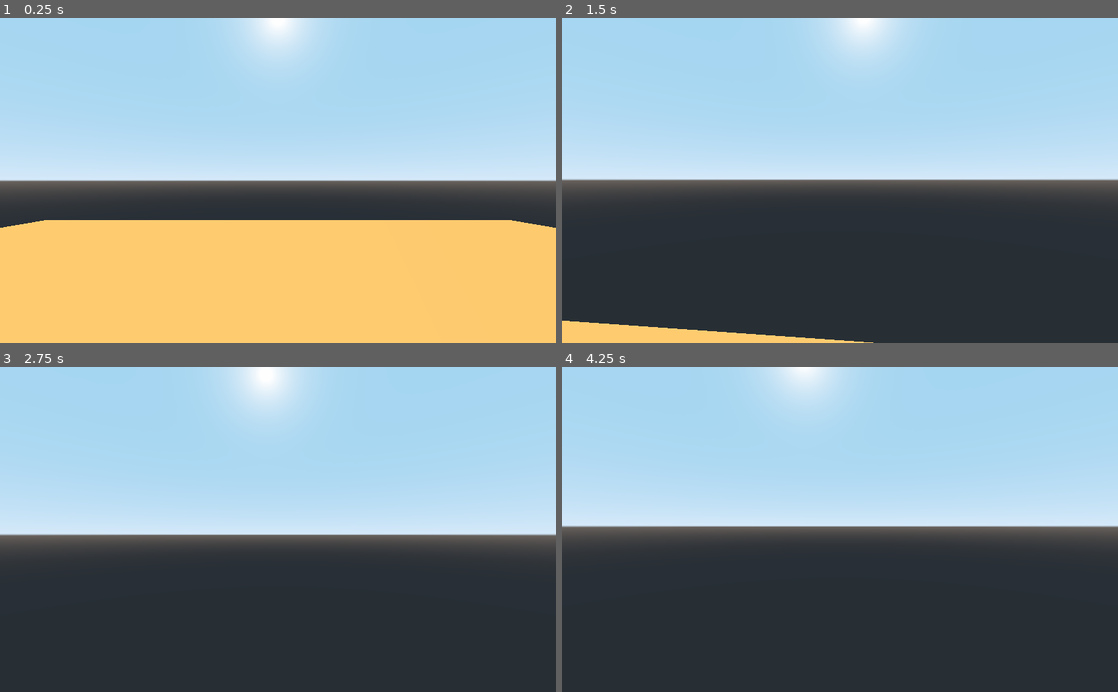
Above: before the commit, frames 1-4 (two rows, left to right).
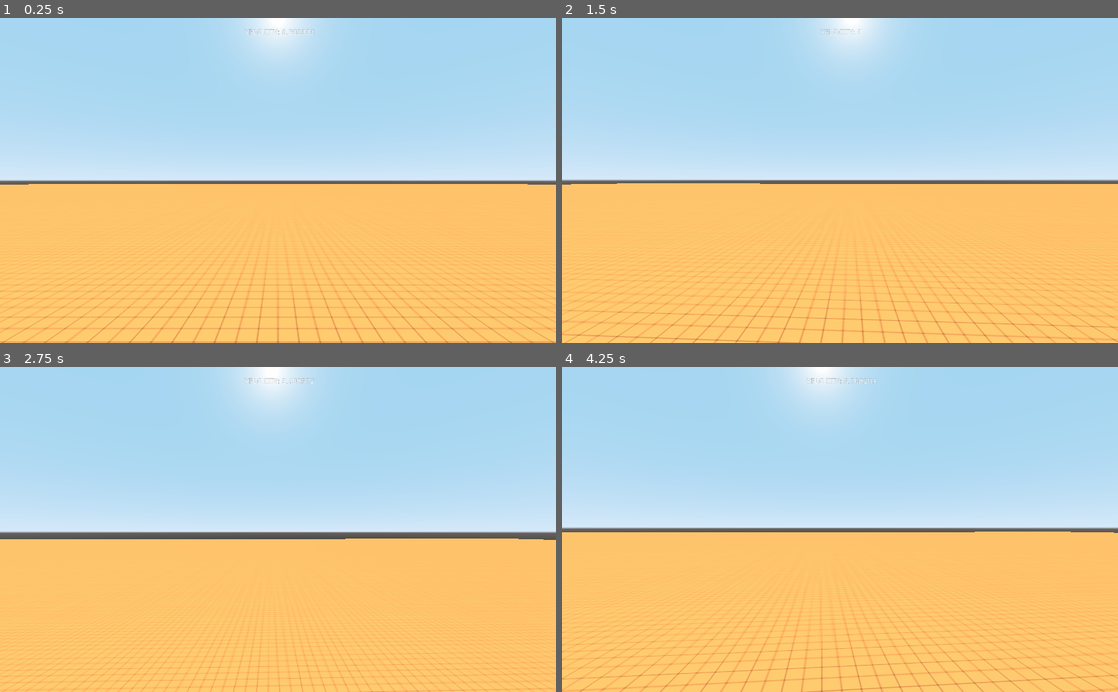
Above: after the commit, the same moments.

Repository: Keiron-Beadle/3TG_Nov_2022
Game: Godot game, scene res://TestGround.tscn
The game is run twice, just before and just after one commit, with the same random seed, the same clock (stepped at 60 frames per second) and the same inputs.
Inputs (mouse positions are in pixels of both pictures, inside the frame that each line leads up to):
- Up to frame 1 (0.25 s): no input
- Up to frame 2 (1.5 s): tap Enter at 0.5 s; move the mouse to (867, 180) at 0.52 s; hold Space (jump, bound only after the commit) 0.53-1.28 s; hold W (forward) from 0.53 s (still down); move the mouse to (812, 180) at 1.27 s; tap Space (jump, bound only after the commit) at 1.35 s
- Up to frame 3 (2.75 s): keep holding W (forward); tap Space (jump, bound only after the commit) at 1.52, 1.82 s; move the mouse to (289, 523) at 2.02 s; hold Space (jump, bound only after the commit) from 2.03 s (still down)
- Up to frame 4 (4.25 s): keep holding W (forward); move the mouse to (834, 536) at 2.77 s; release Space (jump, bound only after the commit) at 2.78 s; tap Space (jump, bound only after the commit) at 2.85, 3.02, 3.32 s; move the mouse to (878, 532) at 3.52 s; hold Space (jump, bound only after the commit) from 3.53 s (still down)

The runs differ from the first frame. In frame 1, 14% of the frame differs, in the area x 0-100%, y 3-100%; in frame 2, 48%; in frame 3, 48%; in frame 4, 50%, in the area x 0-100%, y 0-100%.

Commit message:
ADded more code for movement

Diff:
--- a/Game/Player_Controller.gd
+++ b/Game/Player_Controller.gd
@@ -2,16 +2,18 @@
 
 onready var camera = $Pivot/Player_Camera
 
-const gravity = -30;
-var max_speed = 8;
-var mouse_sens = 0.002;
+const gravity = -14
+var mouse_sens = 0.001
 
 var velocity = Vector3()
+var jump_add = 0.34
+var speed = 3
+var max_add = 1
+var max_dec = 3
+var max_speed = 100
 
 func _ready():
 	Input.set_mouse_mode(Input.MOUSE_MODE_CAPTURED)
-
-
 
 func get_input():
 	var wish_dir = Vector3()
@@ -24,6 +26,16 @@
 	if Input.is_action_pressed("strafe_right"):
 		wish_dir += global_transform.basis.x
 	wish_dir = wish_dir.normalized()
+	if Input.is_action_pressed("jump"):
+		if is_on_floor():
+			velocity.y = 6
+	else:
+		if is_on_floor():
+			velocity.y = 0
+	if not is_on_floor():
+		if wish_dir.length_squared() == 0:
+			wish_dir = velocity.normalized()
+
 	return wish_dir
 
 func _unhandled_input(event):
@@ -39,7 +51,20 @@
 
 func _physics_process(delta):
 	velocity.y += gravity * delta
-	var wish_vel = get_input() * max_speed
+	var wish_dir = get_input()
+	var wish_dirV2 = Vector2(wish_dir.x, wish_dir.z)
+	var vel_dirV2 = Vector2(velocity.x, velocity.z).normalized()
+	var angleBetweenVelAndWish = wish_dirV2.angle_to(vel_dirV2)
+
+	var speedIncrease = smoothstep(0.01, 0.698, angleBetweenVelAndWish)
+	var speedDecrease = smoothstep(0.699, 1.0472, angleBetweenVelAndWish)
+
+	speed = clamp(speedIncrease * max_add + speedDecrease * max_dec,3,max_speed)
+
+	var wish_vel = wish_dir * speed
+
 	velocity.x = wish_vel.x
 	velocity.z = wish_vel.z
+	var label = get_node("/root/Spatial/UI/Velocity_Label")
+	label.text = "Velocity: " + str(velocity.length())
 	velocity = move_and_slide(velocity, Vector3.UP, true)
--- a/Game/TestGround.tscn
+++ b/Game/TestGround.tscn
@@ -1,7 +1,8 @@
-[gd_scene load_steps=8 format=2]
+[gd_scene load_steps=10 format=2]
 
 [ext_resource path="res://Player_Controller.gd" type="Script" id=1]
 [ext_resource path="res://GlobalListener.gd" type="Script" id=2]
+[ext_resource path="res://Resources/Textures/GridTexture.png" type="Texture" id=3]
 
 [sub_resource type="PhysicsMaterial" id=1]
 friction = 0.39
@@ -11,6 +12,10 @@
 params_diffuse_mode = 2
 params_specular_mode = 2
 albedo_color = Color( 0.94902, 0.607843, 0.305882, 1 )
+albedo_texture = ExtResource( 3 )
+uv1_scale = Vector3( 100, 100, 100 )
+
+[sub_resource type="GDScript" id=6]
 
 [sub_resource type="BoxShape" id=3]
 
@@ -24,11 +29,12 @@
 script = ExtResource( 2 )
 
 [node name="Static_Ground" type="StaticBody" parent="."]
-transform = Transform( 10, 0, 0, 0, 0.1, 0, 0, 0, 10, 0, 0, 0 )
+transform = Transform( 100, 0, 0, 0, 0.1, 0, 0, 0, 100, 0, 0, 0 )
 physics_material_override = SubResource( 1 )
 
 [node name="GroundPrimitive" type="CSGBox" parent="Static_Ground"]
 material_override = SubResource( 2 )
+script = SubResource( 6 )
 
 [node name="GroundCollider" type="CollisionShape" parent="Static_Ground"]
 shape = SubResource( 3 )
@@ -46,9 +52,24 @@
 shape = SubResource( 4 )
 
 [node name="Feet_Collider" type="CollisionShape" parent="Player"]
+transform = Transform( 1, 0, 0, 0, 1, 0, 0, 0, 1, 0, 0.296934, 0 )
 shape = SubResource( 5 )
 
 [node name="Pivot" type="Spatial" parent="Player"]
 transform = Transform( 1, 0, 0, 0, 1, 0, 0, 0, 1, 0, 1.60607, 0 )
 
 [node name="Player_Camera" type="Camera" parent="Player/Pivot"]
+
+[node name="UI" type="Node" parent="."]
+
+[node name="Velocity_Label" type="Label" parent="UI"]
+anchor_left = 0.5
+anchor_right = 0.5
+margin_left = -61.0
+margin_top = 20.0
+margin_right = 66.0
+margin_bottom = 34.0
+text = "Velocity: "
+align = 1
+valign = 1
+uppercase = true
--- a/Game/project.godot
+++ b/Game/project.godot
@@ -37,6 +37,11 @@
 "events": [ Object(InputEventKey,"resource_local_to_scene":false,"resource_name":"","device":0,"alt":false,"shift":false,"control":false,"meta":false,"command":false,"pressed":false,"scancode":0,"physical_scancode":83,"unicode":0,"echo":false,"script":null)
  ]
 }
+jump={
+"deadzone": 0.5,
+"events": [ Object(InputEventKey,"resource_local_to_scene":false,"resource_name":"","device":0,"alt":false,"shift":false,"control":false,"meta":false,"command":false,"pressed":false,"scancode":0,"physical_scancode":32,"unicode":0,"echo":false,"script":null)
+ ]
+}
 
 [physics]
 
Binary file added: Game/Resources/Textures/GridTexture.png
Not shown, added: Game/Resources/Textures/GridTexture.png.import
